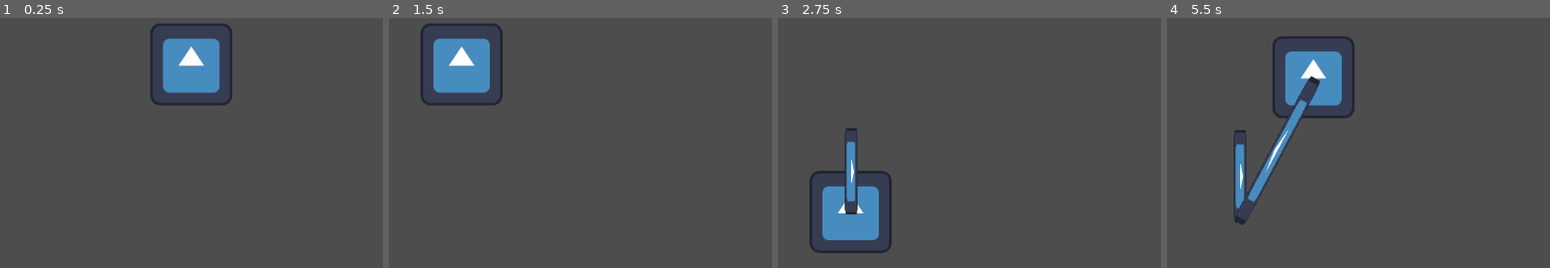
Above: before the commit, frames 1-4 (left to right).
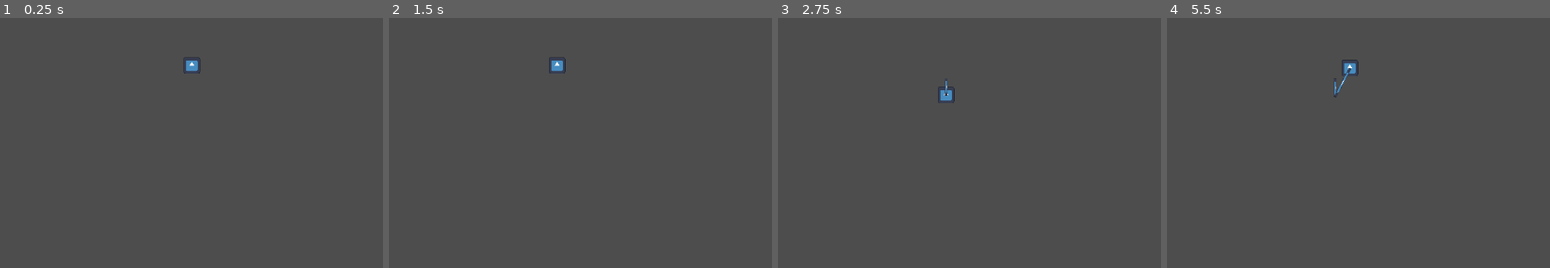
Above: after the commit, the same moments.

Repository: Chickenhatter/web-spider
Game: Godot game, scene res://scenes/main.tscn
Two runs of this game, one before a commit and one after it. Both use one fixed random seed, a clock stepped at 60 frames per second and the inputs below. The project has no main scene, so this scene is started directly. The engine's default icon, where the game draws it, is replaced by a stand-in: a white triangle on a blue panel in a dark square.
Inputs (mouse positions are in pixels of both pictures, inside the frame that each line leads up to):
- Up to frame 1 (0.25 s): no input
- Up to frame 2 (1.5 s): tap Enter at 0.5 s; move the mouse to (745, 45) at 0.52 s; hold A (ui_a) 0.53-1.28 s; hold Right from 0.53 s (still down); click (745, 45) at 0.67 s; tap Up at 0.77 s; tap D (ui_d) at 0.8, 1.35 s; move the mouse to (434, 85) at 1.27 s
- Up to frame 3 (2.75 s): tap Up at 1.52 s; tap S (ui_s) at 1.55 s; tap Space at 2 s; move the mouse to (outside the picture) at 2.02 s; release Right at 2.03 s; hold Left from 2.03 s (still down); hold S (ui_s) from 2.03 s (still down); tap T (ui_t) at 2.3 s
- Up to frame 4 (5.5 s): move the mouse to (1320, 148) at 2.77 s; release Left at 2.78 s; release S (ui_s) at 2.78 s; hold Right 2.78-4.28 s; tap T (ui_t) at 2.85 s; click (1320, 148) at 2.92 s; tap Up at 3.02, 3.77, 4.52 s; tap W (ui_w) at 3.05 s; tap Enter at 3.5 s; move the mouse to (outside the picture) at 3.52 s; hold W (ui_w) 3.53-4.28 s; tap A (ui_a) at 3.8, 4.35 s; move the mouse to (outside the picture) at 4.27 s; hold Left 4.28-5.03 s; tap D (ui_d) at 4.55 s; tap Space at 5 s; move the mouse to (1396, 65) at 5.02 s; hold Right from 5.03 s (still down); hold D (ui_d) from 5.03 s (still down); click (1396, 65) at 5.17 s; tap S (ui_s) at 5.3 s

The runs differ from the first frame. In frame 1, 4.1% of the frame differs, in the area x 39-61%, y 2-35%; in frame 2, 4.2%; in frame 3, 4.6%; in frame 4, 6.0%, in the area x 17-50%, y 7-83%.
Error after the commit: Invalid access to property or key 'name' on a base object of type 'null instance'. (res://code/webbed.gd:33)

Commit message:
1hr 31m Spider now falls if not on web

Diff:
--- a/code/spider.gd
+++ b/code/spider.gd
@@ -6,16 +6,18 @@
 
 
 func _physics_process(delta: float) -> void:
-	#if not is_on_floor():
-		#velocity += get_gravity() * delta
-	var movement = Vector2.ZERO
-	if Input.is_action_pressed('ui_w'):
-		movement.y -= 1
-	if Input.is_action_pressed('ui_s'):
-		movement.y += 1
-	if Input.is_action_pressed('ui_a'):
-		movement.x -= 1
-	if Input.is_action_pressed('ui_d'):
-		movement.x += 1
-	velocity = movement * 300
+	if Trader.dans_area == false:
+		if not is_on_floor():
+			velocity += get_gravity() * delta
+	else:
+		var movement = Vector2.ZERO
+		if Input.is_action_pressed('ui_w'):
+			movement.y -= 1
+		if Input.is_action_pressed('ui_s'):
+			movement.y += 1
+		if Input.is_action_pressed('ui_a'):
+			movement.x -= 1
+		if Input.is_action_pressed('ui_d'):
+			movement.x += 1
+		velocity = movement * 300
 	move_and_slide()
--- /dev/null
+++ b/code/spider_area.gd
@@ -0,0 +1,21 @@
+extends Area2D
+
+
+# Called when the node enters the scene tree for the first time.
+func _ready() -> void:
+	pass # Replace with function body.
+
+
+# Called every frame. 'delta' is the elapsed time since the previous frame.
+func _process(delta: float) -> void:
+	if web_checker() == true:
+		print('g')
+		Trader.dans_area = true
+	else:
+		Trader.dans_area = false
+
+func web_checker():
+	for area in get_overlapping_areas():
+		if area.name == "Web":
+			return true
+	return false
--- /dev/null
+++ b/code/trader.gd
@@ -0,0 +1,11 @@
+extends Node
+var dans_area = true
+
+# Called when the node enters the scene tree for the first time.
+func _ready() -> void:
+	pass # Replace with function body.
+
+
+# Called every frame. 'delta' is the elapsed time since the previous frame.
+func _process(delta: float) -> void:
+	pass
--- a/code/webbed.gd
+++ b/code/webbed.gd
@@ -28,4 +28,6 @@
 
 func _unhandled_input(event):
 	if event.is_action_pressed("ui_t"):
-		going = false
+		if Trader.dans_area == true:
+			going = false
+			$Web.name == 'Web'
--- a/project.godot
+++ b/project.godot
@@ -13,6 +13,10 @@
 config/name="web-spider"
 config/features=PackedStringArray("4.6", "Forward Plus")
 config/icon="res://icon.svg"
+
+[autoload]
+
+Trader="*uid://d2p8ued5kd84k"
 
 [editor_plugins]
 
--- a/scenes/main.tscn
+++ b/scenes/main.tscn
@@ -4,8 +4,10 @@
 [ext_resource type="Script" uid="uid://rqyni2n57icg" path="res://code/web_control.gd" id="1_o5qli"]
 [ext_resource type="Texture2D" uid="uid://4q335xxs2p" path="res://icon.svg" id="2_jyhfs"]
 [ext_resource type="Script" uid="uid://3ao5vpafleh6" path="res://code/smdam.gd" id="3_sugp2"]
+[ext_resource type="Script" uid="uid://bvgbpnsvlvm08" path="res://code/spider_area.gd" id="3_tbgi4"]
 
 [sub_resource type="RectangleShape2D" id="RectangleShape2D_0wfyh"]
+size = Vector2(5760, 0)
 
 [node name="Node2D" type="Node2D" unique_id=818152458]
 
@@ -25,20 +27,54 @@
 position = Vector2(-1, -2)
 texture = ExtResource("2_jyhfs")
 
+[node name="Spider_area" type="Area2D" parent="Node2D/Spider/Spider" unique_id=121386033]
+script = ExtResource("3_tbgi4")
+
+[node name="CollisionPolygon2D" type="CollisionPolygon2D" parent="Node2D/Spider/Spider/Spider_area" unique_id=255408508]
+polygon = PackedVector2Array(15, -132, -145, -8, 9, 210, 166, 16, 30, -128)
+
 [node name="WebControl" type="Node2D" parent="Node2D/Spider" unique_id=1217038515]
 script = ExtResource("1_o5qli")
 
 [node name="Camera" type="Node2D" parent="Node2D" unique_id=139337864]
 
 [node name="Camera2D" type="Camera2D" parent="Node2D/Camera" unique_id=32742748]
+zoom = Vector2(0.2, 0.2)
 
 [node name="Base web" type="Node2D" parent="Node2D" unique_id=1009098045]
 
 [node name="Node2D" type="Node2D" parent="Node2D/Base web" unique_id=423543709]
 
-[node name="web" type="Area2D" parent="Node2D/Base web/Node2D" unique_id=959384755]
+[node name="Web" type="Area2D" parent="Node2D/Base web/Node2D" unique_id=959384755]
 
-[node name="CollisionShape2D" type="CollisionShape2D" parent="Node2D/Base web/Node2D/web" unique_id=2071263381]
+[node name="CollisionShape2D" type="CollisionShape2D" parent="Node2D/Base web/Node2D/Web" unique_id=2071263381]
+shape = SubResource("RectangleShape2D_0wfyh")
+
+[node name="Node2D2" type="Node2D" parent="Node2D/Base web" unique_id=788259839]
+rotation = 1.5707964
+
+[node name="Web" type="Area2D" parent="Node2D/Base web/Node2D2" unique_id=2072323391]
+
+[node name="CollisionShape2D" type="CollisionShape2D" parent="Node2D/Base web/Node2D2/Web" unique_id=1441207620]
+position = Vector2(-1.5, 0)
+shape = SubResource("RectangleShape2D_0wfyh")
+
+[node name="Node2D3" type="Node2D" parent="Node2D/Base web" unique_id=660640027]
+rotation = 0.7853982
+
+[node name="Web" type="Area2D" parent="Node2D/Base web/Node2D3" unique_id=1749215203]
+
+[node name="CollisionShape2D" type="CollisionShape2D" parent="Node2D/Base web/Node2D3/Web" unique_id=837639512]
+position = Vector2(-1.5, 0)
+shape = SubResource("RectangleShape2D_0wfyh")
+
+[node name="Node2D4" type="Node2D" parent="Node2D/Base web" unique_id=1879313893]
+rotation = 2.3561945
+
+[node name="Web" type="Area2D" parent="Node2D/Base web/Node2D4" unique_id=941671100]
+
+[node name="CollisionShape2D" type="CollisionShape2D" parent="Node2D/Base web/Node2D4/Web" unique_id=1368757827]
+position = Vector2(-1.4142137, 0)
 shape = SubResource("RectangleShape2D_0wfyh")
 
 [node name="Webby" type="Node2D" parent="Node2D" unique_id=968567277]
--- a/scenes/web.tscn
+++ b/scenes/web.tscn
@@ -14,12 +14,12 @@
 collision_mask = 0
 script = ExtResource("1_82gy5")
 
-[node name="Web" type="Area2D" parent="CharacterBody2D" unique_id=2087630847]
+[node name="fall" type="Area2D" parent="CharacterBody2D" unique_id=2087630847]
 
-[node name="CollisionShape2D" type="CollisionShape2D" parent="CharacterBody2D/Web" unique_id=1901091252]
+[node name="CollisionShape2D" type="CollisionShape2D" parent="CharacterBody2D/fall" unique_id=1901091252]
 shape = SubResource("RectangleShape2D_82gy5")
 
-[node name="Sprite2D" type="Sprite2D" parent="CharacterBody2D/Web" unique_id=594103458]
+[node name="Sprite2D" type="Sprite2D" parent="CharacterBody2D/fall" unique_id=594103458]
 position = Vector2(-5.9604645e-08, 3.5762787e-07)
 scale = Vector2(0.031249998, 0.15624999)
 texture = ExtResource("1_i3sim")
Not shown, added: code/spider_area.gd.uid
Not shown, added: code/trader.gd.uid
